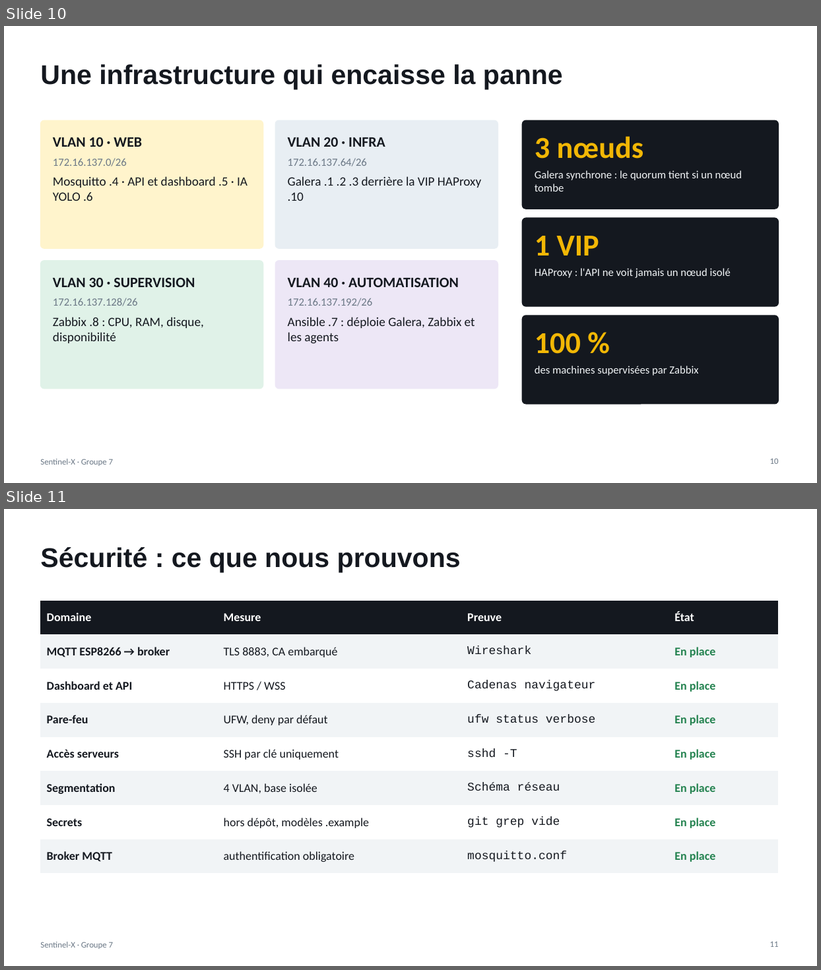
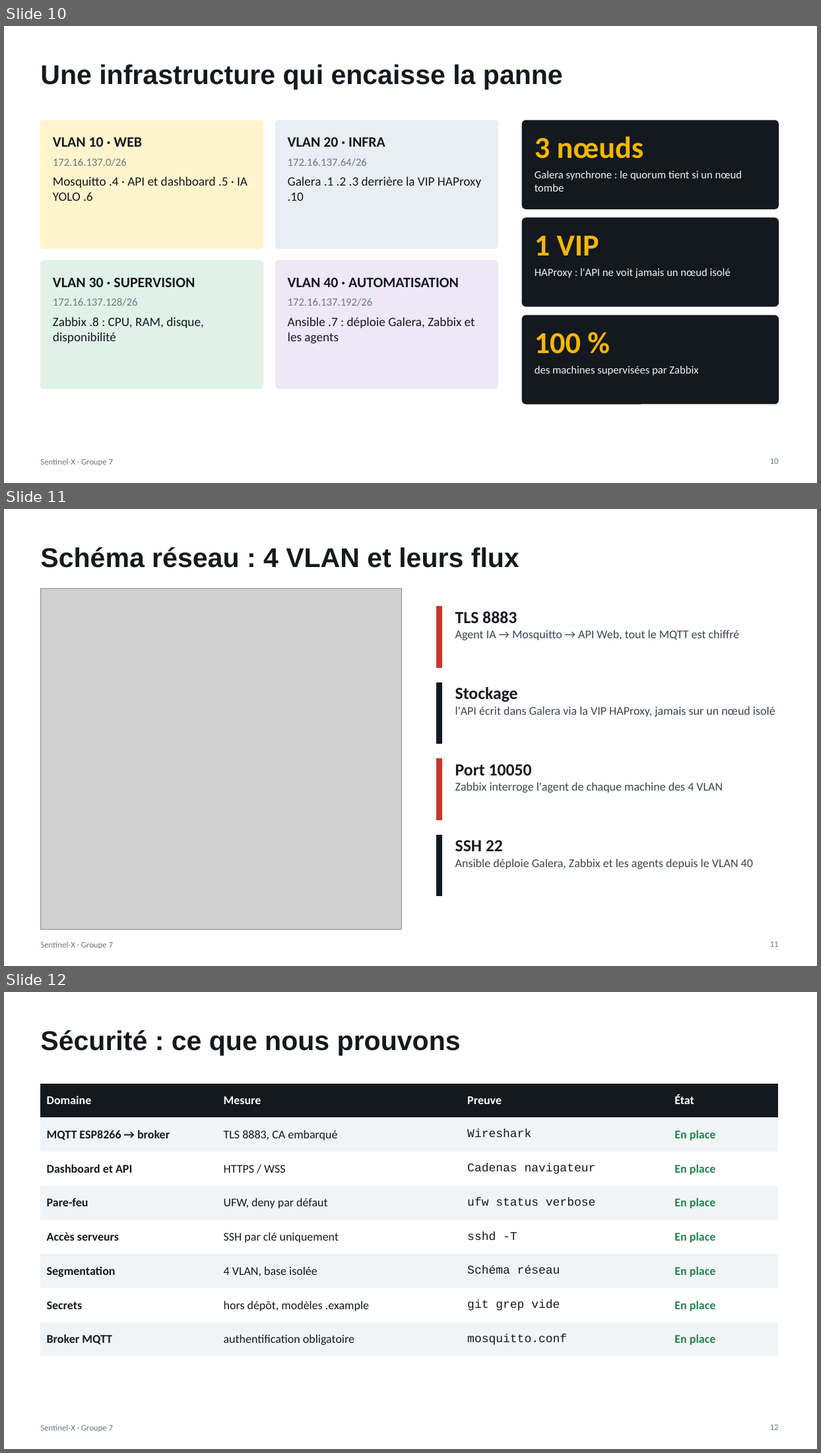
Before and after one commit to ParizetM/Sentinel-X-Yanshee-defender-3000, a slide deck: livrables/Workshop2026-B4-G7-pres.pptx. Shown one above the other, each under a label of ours: slides 10 and 11 before the commit, slides 10, 11 and 12 after it. The pictures are 821x970 and 821x1453 pixels, drawn with LibreOffice and Linux fonts; fonts in the diff are those of the drawing; grey boxes stand for pictures. Boxes give left, top, right and bottom in pixels: in the first picture for what was removed or moved away, otherwise in the second. Text is boxed around its words. In the diff, an @@ line names an element or a change of style, - is before the commit and + after.

```diff
--- a/livrables/Workshop2026-B4-G7-pres.pptx
+++ b/livrables/Workshop2026-B4-G7-pres.pptx
@@ slide 11 added at (4,509,817,966), background #FFFFFF; not listed: 1 template element that a slide beside it also shows @@
@@ title added at (40,547,519,568), 32 pt, text #14181F, bold @@
+Schéma réseau : 4 VLAN et leurs flux
@@ picture added at (40,588,402,930) @@
@@ rectangle added at (437,607,442,667), fill #C8372B, outline #C8372B 1 pt @@
@@ text added at (455,611,740,640), 14 pt, text #3A4452 @@
+TLS 8883
+Agent IA → Mosquitto → API Web, tout le MQTT est chiffré
@@ rectangle added at (437,683,442,744), fill #14181F, outline #14181F 1 pt @@
@@ text added at (455,687,776,717), 14 pt, text #3A4452 @@
+Stockage
+l'API écrit dans Galera via la VIP HAProxy, jamais sur un nœud isolé
@@ rectangle added at (437,759,442,820), fill #C8372B, outline #C8372B 1 pt @@
@@ text added at (455,764,723,793), 14 pt, text #3A4452 @@
+Port 10050
+Zabbix interroge l'agent de chaque machine des 4 VLAN
@@ rectangle added at (437,835,442,896), fill #14181F, outline #14181F 1 pt @@
@@ text added at (455,840,753,869), 14 pt, text #3A4452 @@
+SSH 22
+Ansible déploie Galera, Zabbix et les agents depuis le VLAN 40
@@ page number added at (770,942,779,947), 10 pt, text #6B7886 @@
+11
@@ what was slide 11 is now slide 12 @@
@@ page number at (770,1424,779,1430): text changed @@
-11
+12
```
Also in this commit, not shown: 1 slide changed.
